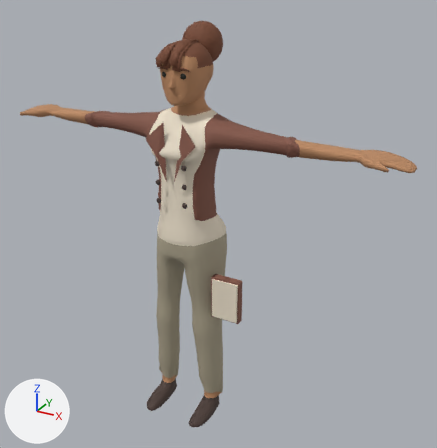
Renders of the glTF model public/assets/characters/office/office-soi.glb from each side of a commit.
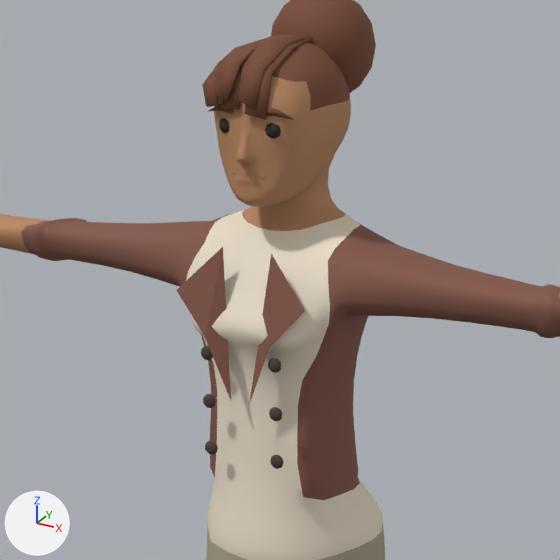
Each version appears first whole from a camera (50 mm lens) standing at (1.4, -2.25, 2.17) and looking at (0.11, 0.1, 1.0), and next in a close-up on the part from 17% to 68% of the width and 6% to 55% of the height. Arrows for +X, +Y and +Z are at lower left; the lights stay in place. The first two pictures are the older version. Where no turn or scale is listed for an object, it has been applied to the vertices. Vertices at exactly the same position are counted once.

The first close-up shows 'office-soi_Bun', 'office-soi_Button.001', 'office-soi_Button.004', 'office-soi_Hair_bun', 'office-soi_Lapel', 'office-soi_Lapel.001', 'office-soi_Top', 'office-soi_TrousersShoes' and 4 more.
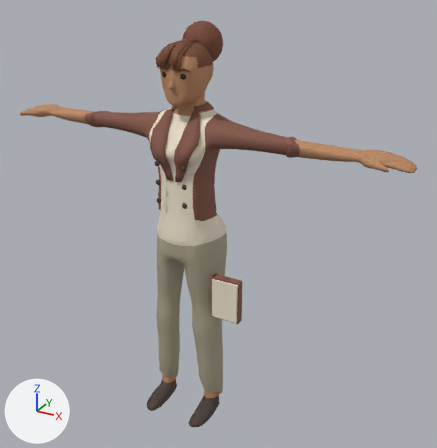
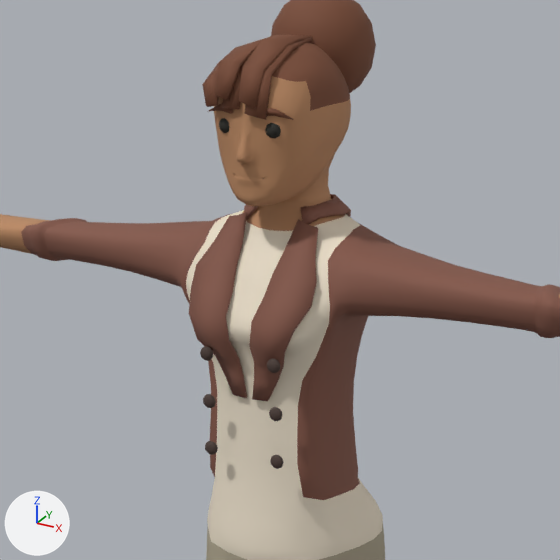
Pixel boxes [x1, y1, x2, y2] of what changed, in the close-ups (560 x 560 px):
'office-soi_Top', shading changed
    both: [176, 191, 353, 441]
'office-soi_Fit_lapel', added (brown)
    after: [189, 194, 351, 401]
'office-soi_Lapel', deleted (brown)
    before: [177, 247, 231, 400]
'office-soi_Lapel.001', deleted (brown)
    before: [249, 254, 305, 405]

The edits, one by one:
me_구체_002 has 86 vertices, 168 faces and spans x -0.0814..-0.0556, y -0.1369..-0.1225, z 1.2322..1.2578.
me_구체_002 is used by ob_office_soi_button_001; location (0.0, 0.0, 0.008).
me_구체_002 part 1: its shading normals changed.
me_구체_005 has 86 vertices, 168 faces and spans x 0.0556..0.0814, y -0.1369..-0.1225, z 1.2322..1.2578.
me_구체_005 is used by ob_office_soi_button_004; location (0.0, 0.0, 0.008).
me_구체_005 part 2: its shading normals changed.
me_cylinder_009 has 2422 vertices, 4768 faces and spans x -1.01..1.01, y -0.13..0.16, z 0.95..1.8.
me_cylinder_009 is used by ob_office_soi_top; location (0.0, 0.0, 0.008).
me_cylinder_009 part 3: its shading normals changed.
Mesh me_office_soi_fit_lapel is new.
It has 168 vertices, 324 faces and spans x -0.119..0.121, y -0.14..0.146, z 1.255..1.575.
It uses material mat_office_soi_jacket (brown #855748).
Object 'office-soi_Lapel' (ob_office_soi_lapel) is deleted.
Object 'office-soi_Lapel.001' (ob_office_soi_lapel_001) is deleted.
Object 'office-soi_Fit_lapel' (ob_office_soi_fit_lapel) is new; it shows me_office_soi_fit_lapel.
Its location is (0.0, 0.0, 0.008).
